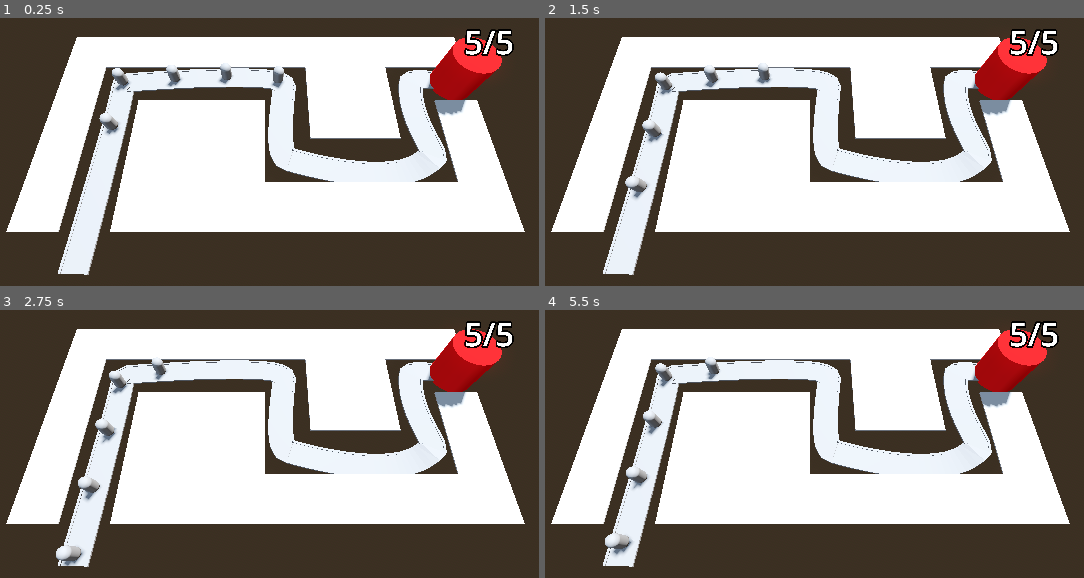
Above: before the commit, frames 1-4 (two rows, left to right).
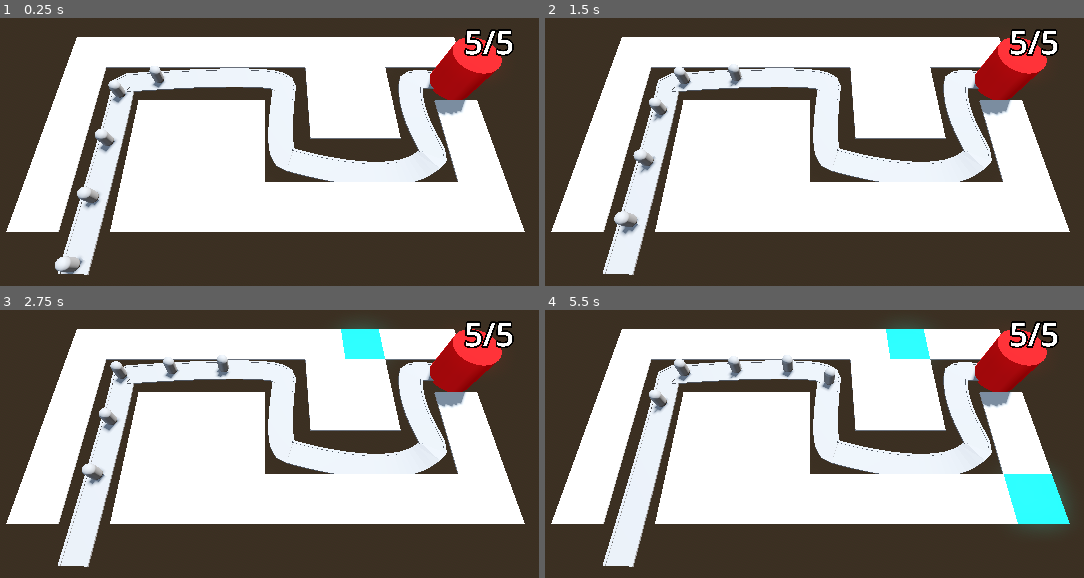
Above: after the commit, the same moments.

Repository: EsbenNyboe/TowerDefense
Game: Godot game, scene res://BaseLevel.tscn
Two runs of this game, one before a commit and one after it. Both use one fixed random seed, a clock stepped at 60 frames per second and the inputs below.
Inputs (mouse positions are in pixels of both pictures, inside the frame that each line leads up to):
- Up to frame 1 (0.25 s): no input
- Up to frame 2 (1.5 s): move the mouse to (986, 122) at 0.52 s; move the mouse to (652, 168) at 1.27 s
- Up to frame 3 (2.75 s): move the mouse to (344, 336) at 2.02 s
- Up to frame 4 (5.5 s): move the mouse to (771, 527) at 2.77 s; move the mouse to (1051, 502) at 3.52 s; move the mouse to (571, 368) at 4.27 s; move the mouse to (852, 435) at 5.02 s

The runs differ from the first frame. In frame 1, 1.7% of the frame differs, in the area x 10-53%, y 17-96%; in frame 2, 1.8%; in frame 3, 2.5%; in frame 4, 4.3%, in the area x 11-98%, y 6-92%.

Commit message:
Manipulate GridMap with raycast

Diff:
--- a/barbarianblaster/BaseLevel.tscn
+++ b/barbarianblaster/BaseLevel.tscn
@@ -39,8 +39,9 @@
 visible = false
 size = Vector3(100, 2, 100)
 
-[node name="RayPickerCamera" parent="." instance=ExtResource("1_knq2t")]
+[node name="RayPickerCamera" parent="." node_paths=PackedStringArray("gridmap") instance=ExtResource("1_knq2t")]
 transform = Transform3D(1, 0, 0, 0, 0.422618, 0.906308, 0, -0.906308, 0.422618, 0, 23.347, 19.452)
+gridmap = NodePath("../GridMap")
 
 [node name="GridMap" type="GridMap" parent="."]
 transform = Transform3D(1, 0, 0, 0, 1, 0, 0, 0, 1, 0, -2, 0)
@@ -103,11 +104,11 @@
 progress = 5.0
 
 [node name="Enemy3" parent="Path3D" instance=ExtResource("2_5x8ra")]
-transform = Transform3D(0.999827, 0, -0.0177491, 0, 0.99999, 0, 0.017749, 0, 0.999832, -13.7251, 0, 9.0038)
+transform = Transform3D(0.999827, 0, -0.0177491, 0, 0.99999, 0, 0.017749, 0, 0.999831, -13.7251, 0, 9.0038)
 progress = 10.0
 
 [node name="Enemy4" parent="Path3D" instance=ExtResource("2_5x8ra")]
-transform = Transform3D(0.999839, 0, 0.0170707, 0, 0.99999, 0, -0.0170706, 0, 0.999844, -13.6976, 0, 4.00374)
+transform = Transform3D(0.999838, 0, 0.0170707, 0, 0.99999, 0, -0.0170706, 0, 0.999843, -13.6976, 0, 4.00374)
 progress = 15.0
 
 [node name="Enemy5" parent="Path3D" instance=ExtResource("2_5x8ra")]
--- a/barbarianblaster/MeshLibraries/SpaceLibrary.tres
+++ b/barbarianblaster/MeshLibraries/SpaceLibrary.tres
@@ -53,7 +53,7 @@
 item/0/navigation_mesh_transform = Transform3D(1, 0, 0, 0, 1, 0, 0, 0, 1, 0, 0, 0)
 item/0/navigation_layers = 1
 item/0/preview = SubResource("ImageTexture_qfkrb")
-item/1/name = "TurretSpace"
+item/1/name = "TurretBase"
 item/1/mesh = SubResource("BoxMesh_xrbug")
 item/1/mesh_transform = Transform3D(1, 0, 0, 0, 1, 0, 0, 0, 1, 0, 0, 0)
 item/1/mesh_cast_shadow = 1
--- a/barbarianblaster/RayPickerCamera/ray_picker_camera.gd
+++ b/barbarianblaster/RayPickerCamera/ray_picker_camera.gd
@@ -1,4 +1,6 @@
 extends Camera3D
+
+@export var gridmap: GridMap
 
 @onready var ray_cast_3d: RayCast3D = $RayCast3D
 
@@ -6,4 +8,11 @@
 	var mouse_position: Vector2 = get_viewport().get_mouse_position()
 	ray_cast_3d.target_position = project_local_ray_normal(mouse_position) * 100.0
 	ray_cast_3d.force_raycast_update()
-	printt(ray_cast_3d.get_collider(), ray_cast_3d.get_collision_point())
+
+	if ray_cast_3d.is_colliding():
+		var collider = ray_cast_3d.get_collider()
+		if collider is GridMap:
+			var collision_point = ray_cast_3d.get_collision_point()
+			var cell = gridmap.local_to_map(collision_point)
+			if gridmap.get_cell_item(cell) == 0:
+				gridmap.set_cell_item(cell, 1)
--- a/barbarianblaster/enemy.tscn
+++ b/barbarianblaster/enemy.tscn
@@ -8,7 +8,6 @@
 transform = Transform3D(0.99996, 0, -0.00705857, 0, 0.99999, 0, 0.00705853, 0, 0.999965, 0, 0, 0)
 loop = false
 script = ExtResource("1_7k104")
-speed = 48.73
 
 [node name="MeshInstance3D" type="MeshInstance3D" parent="."]
 transform = Transform3D(1, 0, 0, 0, 1, 0, 0, 0, 1, 0, 1, 0)
